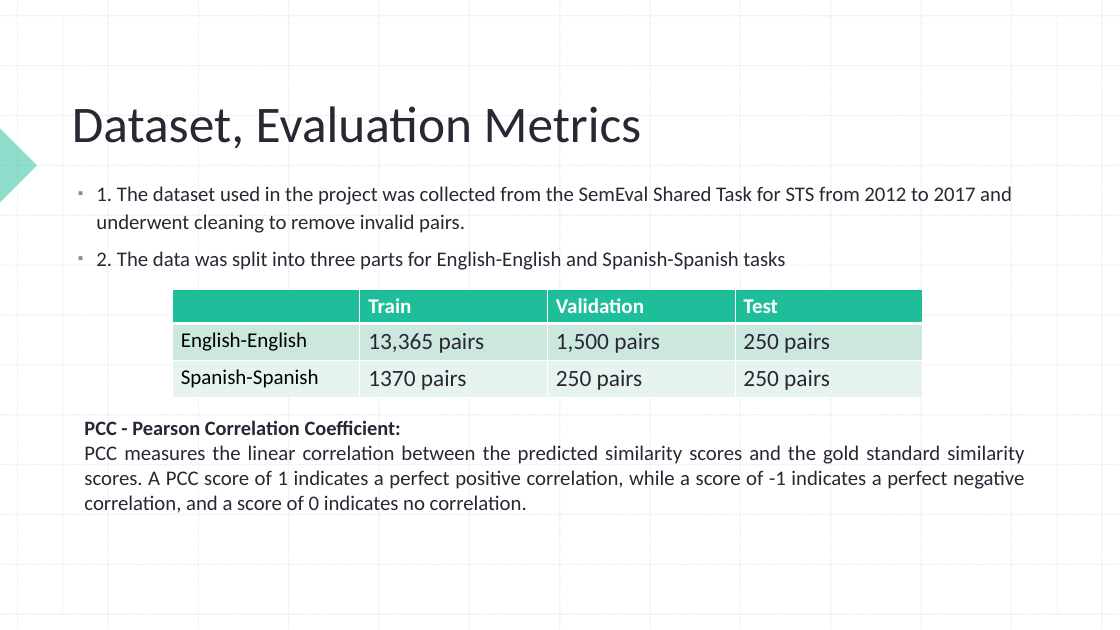
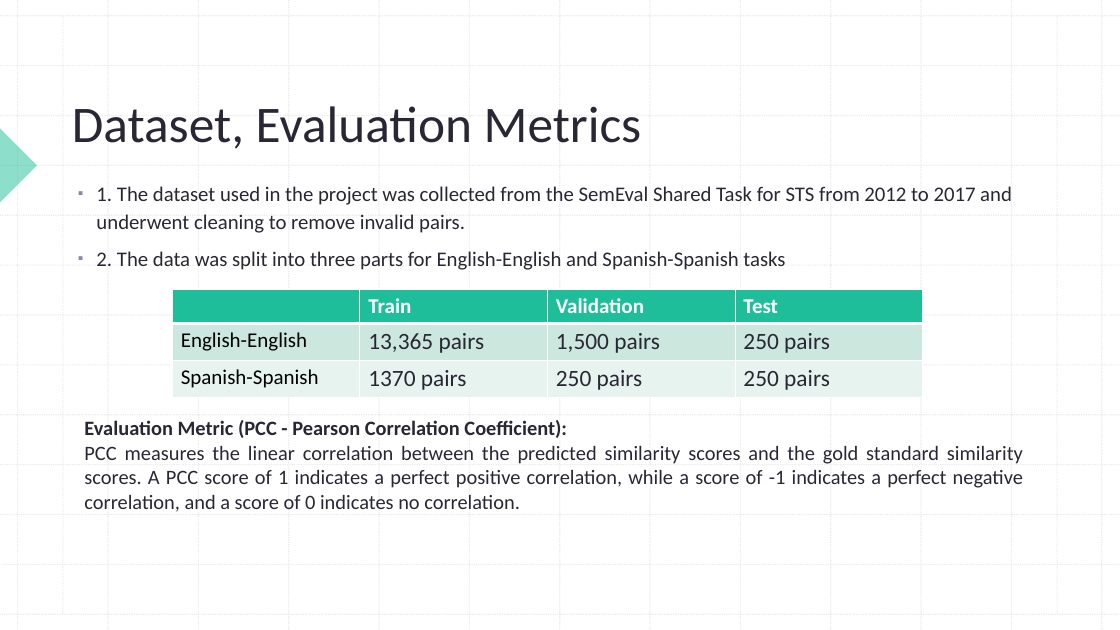
Before and after one commit to lakshmanpadigala/Team_KLM_STS, a slide deck: slide 5 of 20-Presentation Team KLM.pptx. Drawn at 1120x630 pixels with LibreOffice and Linux fonts; fonts in the diff are those of the drawing. Boxes give left, top, right and bottom in pixels: in the first picture for what was removed or moved away, otherwise in the second. Text is boxed around its words. In the diff, an @@ line names an element or a change of style, - is before the commit and + after.

```diff
--- a/20-Presentation Team KLM.pptx
+++ b/20-Presentation Team KLM.pptx
@@ text at [84,420,567,438]: text changed @@
-PCC - Pearson Correlation Coefficient:
+Evaluation Metric (PCC - Pearson Correlation Coefficient):
@@ text at [84,446,1023,512]: size 17.8 to 17.5 pt in "PCC measures the linear correlation between the ..." @@
```
Also in this commit, not shown: 2 other slides changed, 1 other file.
